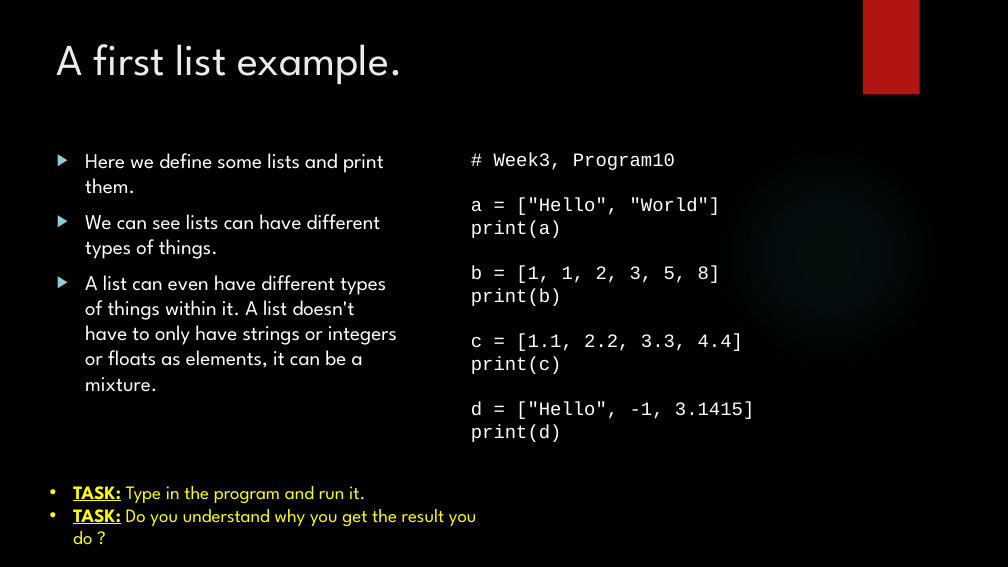
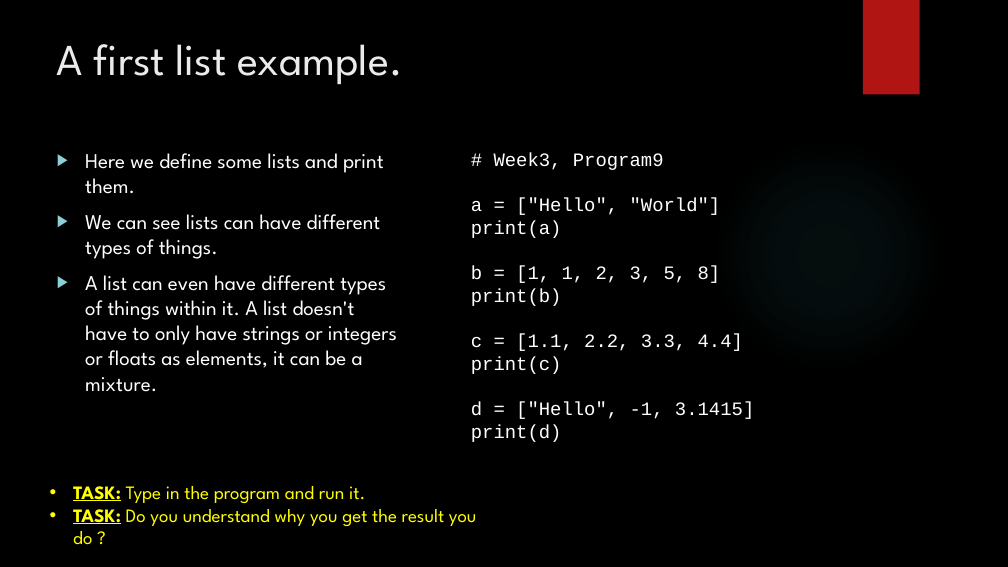
Before and after one commit to davidgroves/DGM_Tutorials, a slide deck: slide 19 of week3/week3.pptx. Drawn at 1008x567 pixels with LibreOffice and Linux fonts; fonts in the diff are those of the drawing; background and template pictures are left out. Boxes give left, top, right and bottom in pixels: in the first picture for what was removed or moved away, otherwise in the second. Text is boxed around its words. In the diff, an @@ line names an element or a change of style, - is before the commit and + after.

Commit message:
Edited program numbers for consistency between examples and powerpoint

```diff
--- a/week3/week3.pptx
+++ b/week3/week3.pptx
@@ text at box(494, 152, 664, 170): text changed @@
-# Week3, Program10
+# Week3, Program9
```
Also in this commit, not shown: 3 other slides changed, 5 other files.
